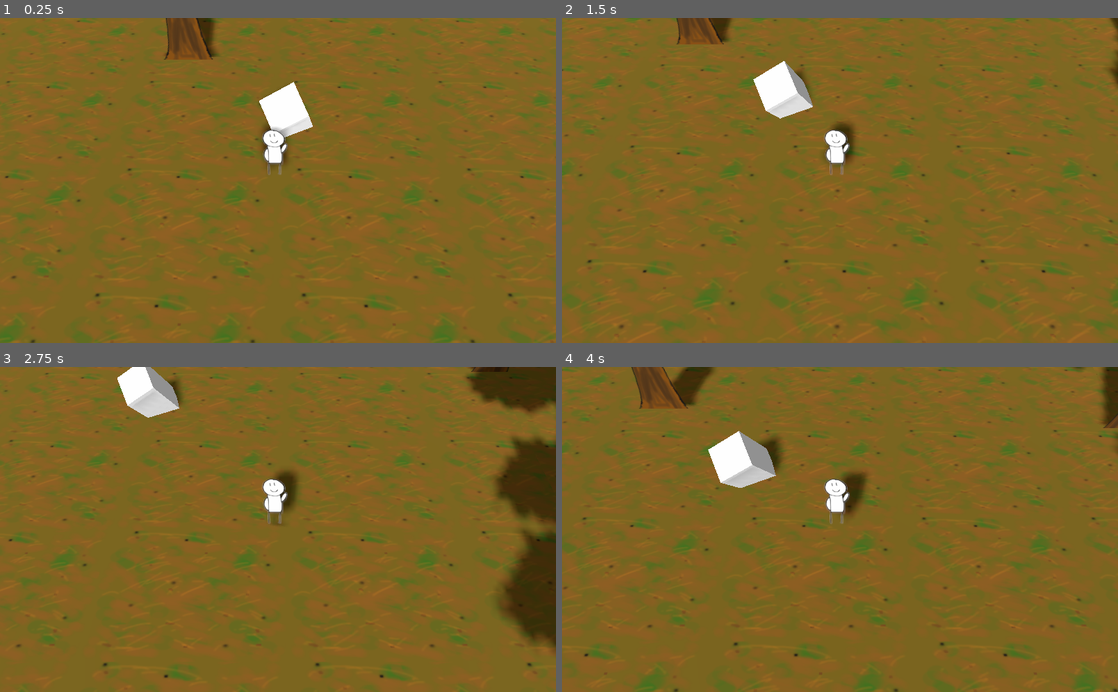
Above: before the commit, frames 1-4 (two rows, left to right).
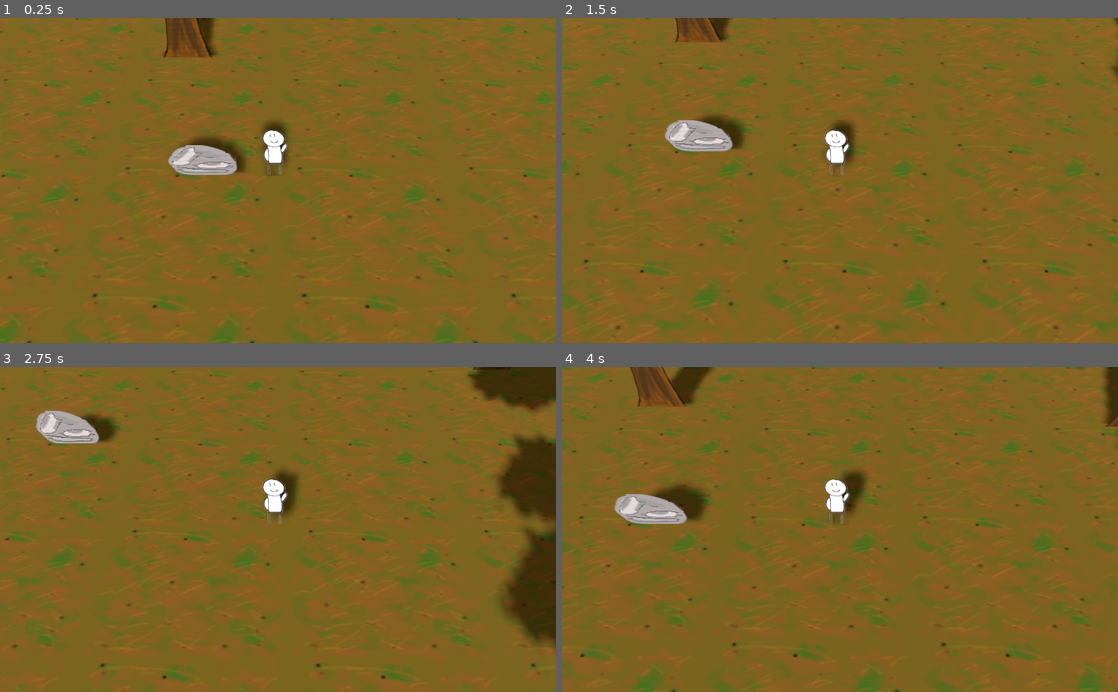
Above: after the commit, the same moments.

Repository: Schoperation/AllTheStarsAtNight
Game: Godot game, scene res://world/World.tscn
Same seed, same stepped clock (60 frames per second), same inputs: the game is played once before the commit and once after it.
Inputs:
- Up to frame 1 (0.25 s): no input
- Up to frame 2 (1.5 s): tap Enter at 0.5 s; hold D (move_right) 0.53-1.28 s; hold S (move_down) from 1.28 s (still down)
- Up to frame 3 (2.75 s): release S (move_down) at 2.03 s; hold D (move_right) from 2.03 s (still down)
- Up to frame 4 (4 s): release D (move_right) at 2.78 s; hold W (move_up) 2.78-3.53 s; hold A (move_left) from 3.53 s (still down)

The runs differ from the first frame. In frame 1, 4.0% of the frame differs, in the area x 0-100%, y 0-100%; in frame 2, 4.2%; in frame 3, 4.0%; in frame 4, 5.0%.

Commit message:
first generated structure... rocks

Diff:
--- /dev/null
+++ b/environment/Rock.tscn
@@ -0,0 +1,26 @@
+[gd_scene load_steps=4 format=2]
+
+[ext_resource path="res://assets/rock.png" type="Texture" id=1]
+
+[sub_resource type="BoxShape" id=1]
+extents = Vector3( 2.96161, 1.95655, 0.751881 )
+
+[sub_resource type="SpriteFrames" id=2]
+animations = [ {
+"frames": [ ExtResource( 1 ) ],
+"loop": true,
+"name": "default",
+"speed": 5.0
+} ]
+
+[node name="Rock" type="StaticBody"]
+transform = Transform( 1, 0, 0, 0, 1, 0, 0, 0, 1, 0, 2, 0 )
+
+[node name="CollisionShape" type="CollisionShape" parent="."]
+shape = SubResource( 1 )
+
+[node name="AnimatedSprite3D" type="AnimatedSprite3D" parent="."]
+transform = Transform( 4.71864, 0, 0, 0, 3.84792, 0.972839, 0, -1.85602, 2.0169, 0, 0, 0 )
+shaded = true
+alpha_cut = 2
+frames = SubResource( 2 )
--- a/player/PlayerMovement.gd
+++ b/player/PlayerMovement.gd
@@ -34,11 +34,9 @@
 			currentVel = currentVel.normalized() * currentSpeed
 	else:
 		currentVel = direction.normalized() * currentSpeed
-
-	print(str(currentSpeed) +  " " + str(direction))
 	move_and_slide(currentVel)
 
-
-# Called when the node enters the scene tree for the first time.
-func _ready():
-	pass
+# When we enter the game end body
+func _on_GameEnd_body_entered(body):
+	if body == self:
+		get_tree().reload_current_scene()
--- a/world/Chunk.gd
+++ b/world/Chunk.gd
@@ -1,10 +1,15 @@
 extends StaticBody
 
 var id = 0
+var trailChunk = false
+var structureChunk = false
+
+# preloads
 var treeScene = preload("res://environment/Tree.tscn")
 var trailScene = preload("res://environment/Trail.tscn")
-var trailChunk = false
-var structureChunk = false
+var rockScene = preload("res://environment/Rock.tscn")
+
+
 
 # ID handling... spawn chunk is id 0
 func setID(id):
@@ -104,4 +109,21 @@
 
 	# Choose a structure
 	var pick = round(rand_range(1, 1))
-	pass
+
+	# 1 = rocks
+	if pick == 1:
+		addRocks()
+	else:
+		addRocks()
+
+
+func addRocks():
+	var num = round(rand_range(5, 10))
+
+	for i in range(num):
+		var x = rand_range(-1, 1)
+		var z = rand_range(-1, 1)
+		var rock = rockScene.instance()
+		rock.translate(Vector3(x, 20, z))
+		rock.scale = Vector3(0.03, 10, 0.1)
+		add_child(rock)
--- a/world/SunCycle.gd
+++ b/world/SunCycle.gd
@@ -1,8 +1,9 @@
 extends DirectionalLight
-
+export var dayNightCycleEnabled = true
 
 func _process(delta):
-	testDayNightCycle()
+	if dayNightCycleEnabled:
+		testDayNightCycle()
 
 func testDayNightCycle():
 	transform.basis = transform.basis.rotated(Vector3(0, 0, 1), 0.001)
--- a/world/World.tscn
+++ b/world/World.tscn
@@ -1,28 +1,25 @@
-[gd_scene load_steps=10 format=2]
+[gd_scene load_steps=9 format=2]
 
 [ext_resource path="res://player/Player.tscn" type="PackedScene" id=1]
 [ext_resource path="res://world/Chunk.tscn" type="PackedScene" id=2]
 [ext_resource path="res://world/SunCycle.gd" type="Script" id=3]
 [ext_resource path="res://environment/Tree.tscn" type="PackedScene" id=4]
 [ext_resource path="res://world/WorldGeneration.gd" type="Script" id=5]
+[ext_resource path="res://environment/Rock.tscn" type="PackedScene" id=6]
 
 [sub_resource type="Environment" id=1]
 ambient_light_color = Color( 0.529412, 0.529412, 0.529412, 1 )
 ambient_light_energy = 1.18
 
-[sub_resource type="PhysicsMaterial" id=2]
-bounce = 5.0
-
-[sub_resource type="BoxShape" id=3]
-
-[sub_resource type="CubeMesh" id=4]
+[sub_resource type="BoxShape" id=5]
+extents = Vector3( 25.361, 9.20337, 5.19189 )
 
 [node name="Root" type="Spatial"]
 transform = Transform( 1, 0, 0, 0, 1, 0, 0, 0, 1, -0.0530567, 0.0858297, -0.00718069 )
 script = ExtResource( 5 )
 
 [node name="Player" parent="." instance=ExtResource( 1 )]
-transform = Transform( 1, 0, 0, 0, 1, 0, 0, 0, 1, 0, 3.19714, 0 )
+transform = Transform( 1, 0, 0, 0, 1, 0, 0, 0, 1, 0, 2.35781, 0 )
 
 [node name="Camera" type="Camera" parent="Player"]
 transform = Transform( 1, 0, 0, 0, 0.364714, 0.93112, 0, -0.93112, 0.364714, 0.340947, 20.4014, 10.6674 )
@@ -34,22 +31,22 @@
 light_energy = 1.35
 light_indirect_energy = 1.17
 shadow_enabled = true
+shadow_bias = 0.0
 directional_shadow_normal_bias = 1.49
 script = ExtResource( 3 )
 
 [node name="OriginChunk" parent="." instance=ExtResource( 2 )]
 
-[node name="Cube" type="StaticBody" parent="OriginChunk"]
-transform = Transform( 0.0360172, 0.0150003, 0.012228, 6.92414, -4.75698, -23.8994, -0.0119078, 0.0343066, -0.0186022, 0.0299526, 17.6615, -0.116758 )
-physics_material_override = SubResource( 2 )
-
-[node name="CollisionShape" type="CollisionShape" parent="OriginChunk/Cube"]
-transform = Transform( 1.00413, -0.00283445, -0.0142409, -0.0030973, 1.00213, 0.0106905, -0.00835305, 0.00573877, 1.02883, 0, 0, 0 )
-shape = SubResource( 3 )
-
-[node name="MeshInstance" type="MeshInstance" parent="OriginChunk/Cube"]
-mesh = SubResource( 4 )
-material/0 = null
-
 [node name="Tree" parent="OriginChunk" instance=ExtResource( 4 )]
 transform = Transform( 0.02, 0, 0, 0, 10, 0, 0, 0, 0.02, -0.21807, 23.9059, -0.421788 )
+
+[node name="GameEnd" type="Area" parent="."]
+transform = Transform( 1, 0, 0, 0, 1, 0, 0, 0, 1, 2.64525, 3.21212, 23.5519 )
+
+[node name="CollisionShape" type="CollisionShape" parent="GameEnd"]
+transform = Transform( 1, 0, 0, 0, 1, 0, 0, 0, 1, 0, 6.37148, 14.2409 )
+shape = SubResource( 5 )
+
+[node name="Rock" parent="." instance=ExtResource( 6 )]
+transform = Transform( 1, 0, 0, 0, 1, 0, 0, 0, 1, -7.35518, 2, 0 )
+[connection signal="body_entered" from="GameEnd" to="Player" method="_on_GameEnd_body_entered"]
--- a/world/WorldGeneration.gd
+++ b/world/WorldGeneration.gd
@@ -31,6 +31,9 @@
 		createNewChunk(100, currentZ)
 		currentZ += 100
 
+	# Move the GameEnd field
+	$GameEnd.translate(Vector3(0, 0, currentZ - 100))
+
 func createNewChunk(x, z):
 	#var scene = load("res://world/Chunk.tscn")
 	var newChunk = scene.instance()
Binary file added: assets/rock.png
Not shown, added: assets/rock.png.import
Not shown: 2 places in environment/Trail.tscn that only renumber resources
Not shown, added: assets/Rock.xcf
